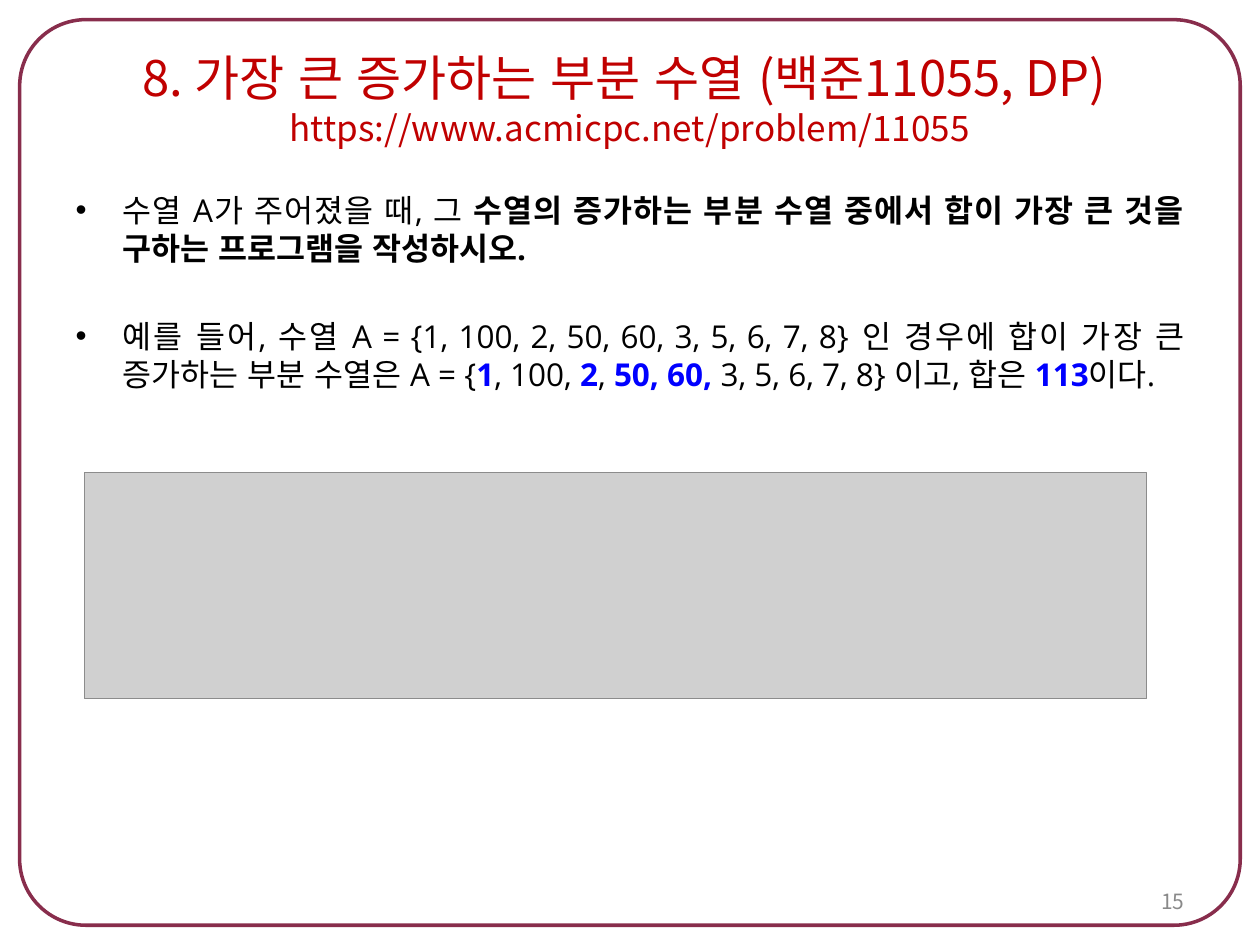
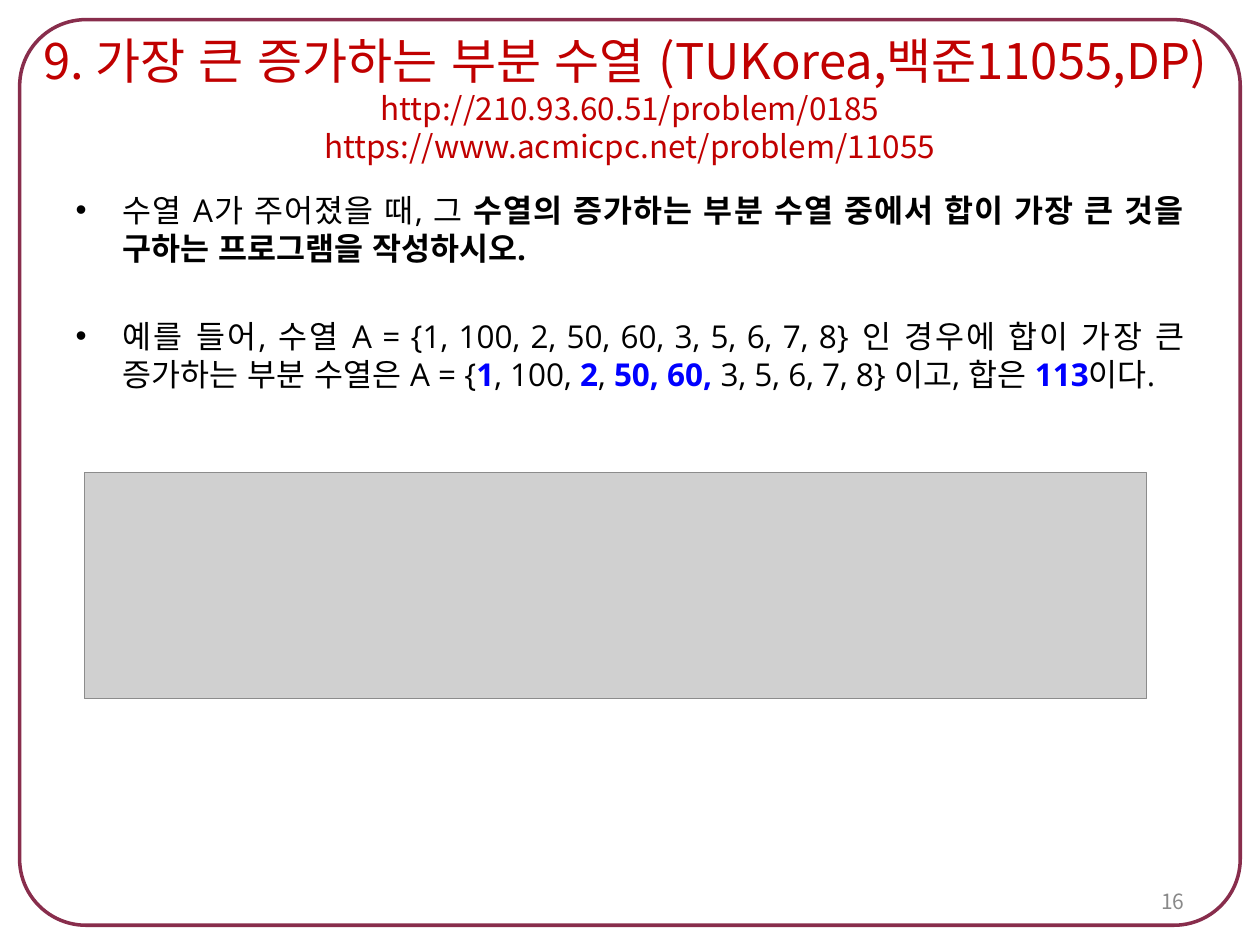
Before and after one commit to tlsdn0403/4-1, a slide deck: slide 16 of 스크립트언어/숙제6. 다이나믹 프로그래밍.pptx (slide 15 before the commit). Drawn at 1260x945 pixels with LibreOffice and Linux fonts; fonts in the diff are those of the drawing; grey boxes stand for pictures. Boxes give left, top, right and bottom in pixels: in the first picture for what was removed or moved away, otherwise in the second. Text is boxed around its words. In the diff, an @@ line names an element or a change of style, - is before the commit and + after.

```diff
--- a/스크립트언어/숙제6. 다이나믹 프로그래밍.pptx
+++ b/스크립트언어/숙제6. 다이나믹 프로그래밍.pptx
@@ title at (43,30,1208,166): text changed; size 20 to 18 pt @@
-8. 가장 큰 증가하는 부분 수열 (백준11055, DP)
-https://www.acmicpc.net/problem/11055
+9. 가장 큰 증가하는 부분 수열 (TUKorea,백준11055,DP)
+http://210.93.60.51/problem/0185
+https://www.acmicpc.net/problem/11055
@@ page number at (1161,893,1184,909): text changed @@
-15
+16
```
Also in this commit, not shown: 3 other slides changed, 2 slides added, 19 other files.
